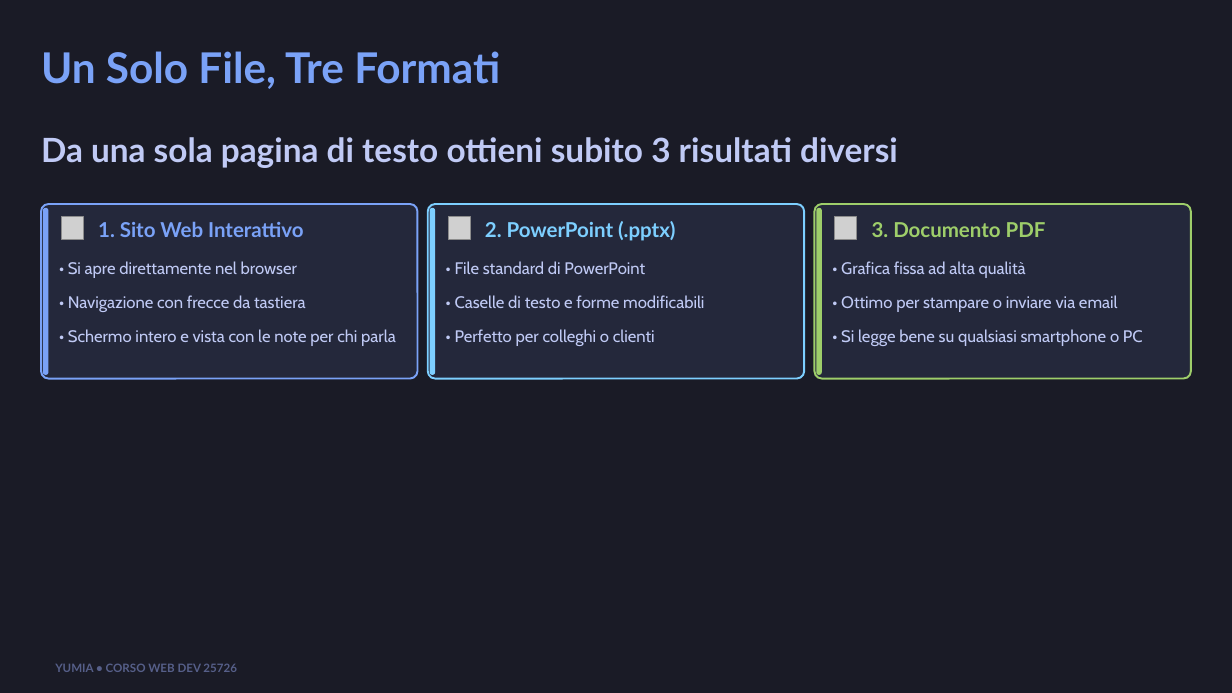
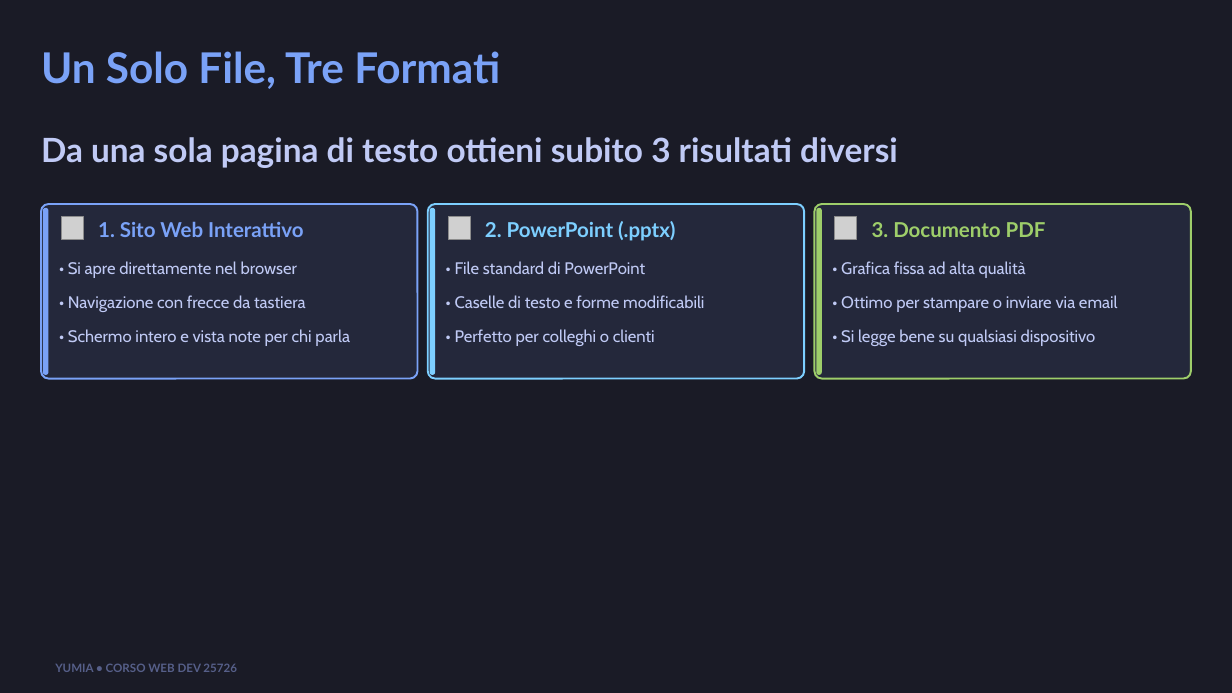
Before and after one commit to biagio-scaglia/Yumia-MD, a slide deck: slide 5 of presentation.pptx. Drawn at 1232x693 pixels with LibreOffice and Linux fonts; fonts in the diff are those of the drawing; grey boxes stand for pictures. Boxes give left, top, right and bottom in pixels: in the first picture for what was removed or moved away, otherwise in the second. Text is boxed around its words. In the diff, an @@ line names an element or a change of style, - is before the commit and + after.

```diff
--- a/presentation.pptx
+++ b/presentation.pptx
@@ text at (x1=68, y1=329, x2=350, y2=346): text changed @@
-• Schermo intero e vista con le note per chi parla
+• Schermo intero e vista note per chi parla
@@ text at (x1=841, y1=329, x2=1096, y2=346): text changed @@
-• Si legge bene su qualsiasi smartphone o PC
+• Si legge bene su qualsiasi dispositivo
```
Also in this commit, not shown: 6 other slides changed, 16 other files.
